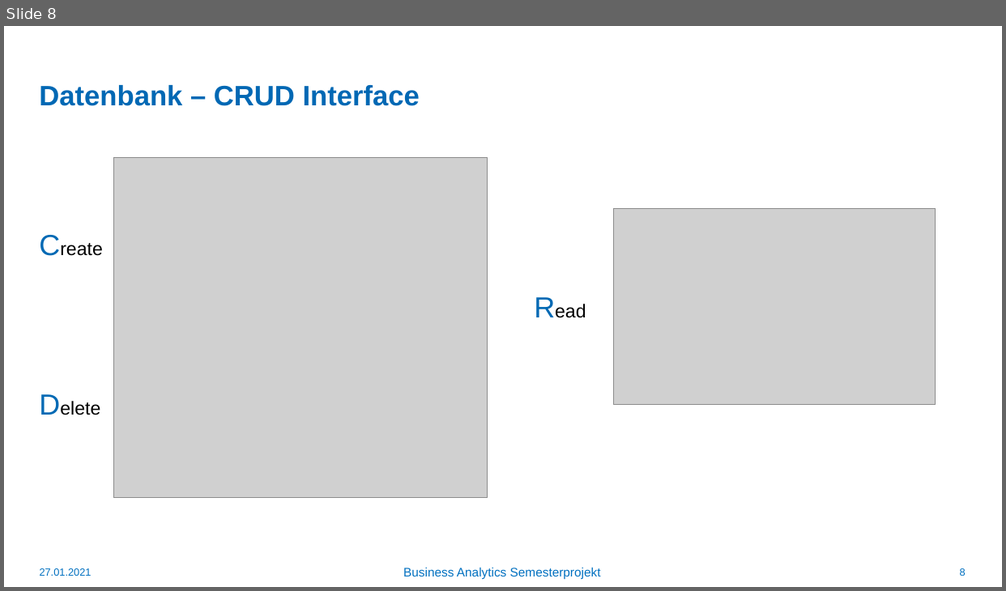
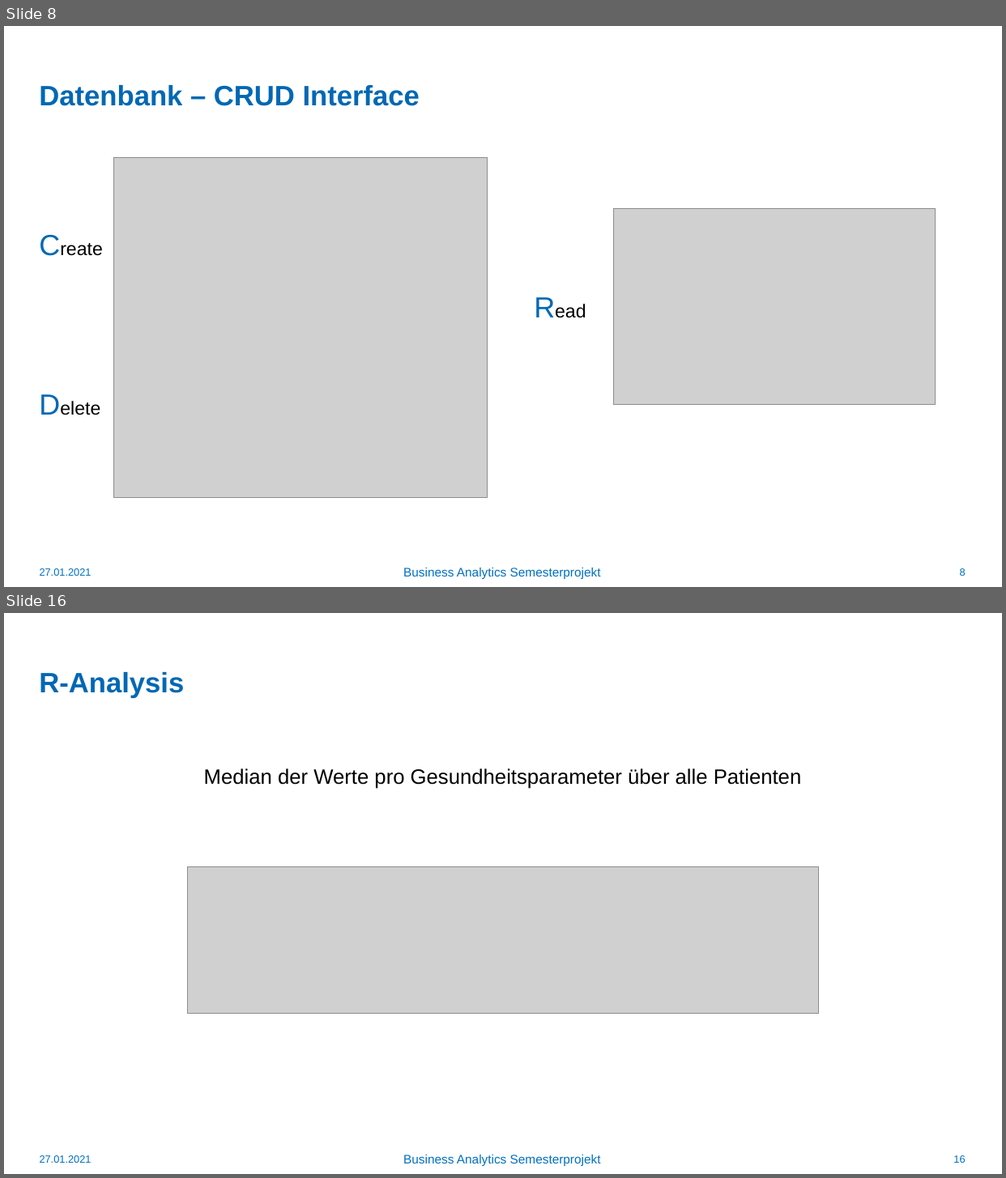
Before and after one commit to mxrdck/BuisnessAnalytics, a slide deck: Präsentation/BA_präsentation.pptx. Shown one above the other, each under a label of ours: slide 8 before the commit, slides 8 and 16 after it; the slides between them are not shown. The pictures are 1006x591 and 1006x1178 pixels, drawn with LibreOffice and Linux fonts; fonts in the diff are those of the drawing; grey boxes stand for pictures; background and template pictures are left out. Boxes give left, top, right and bottom in pixels: in the first picture for what was removed or moved away, otherwise in the second. Text is boxed around its words. In the diff, an @@ line names an element or a change of style, - is before the commit and + after.

```diff
--- a/Präsentation/BA_präsentation.pptx
+++ b/Präsentation/BA_präsentation.pptx
@@ slide 16 added at (4, 613, 1002, 1174), background #FFFFFF @@
@@ title added at (39, 672, 184, 698), 27 pt, text #0068B4, bold @@
+R-Analysis
@@ text added at (204, 769, 802, 789), 20 pt, text #000000 @@
+Median der Werte pro Gesundheitsparameter über alle Patienten
@@ picture added at (187, 867, 819, 1014) @@
@@ text added at (40, 1156, 91, 1163), 10 pt, text #0070C0 @@
+27.01.2021
@@ text added at (403, 1155, 601, 1166), 12 pt, text #0070C0 @@
+Business Analytics Semesterprojekt
@@ page number added at (953, 1156, 965, 1163), 10 pt, text #0070C0 @@
+16
```
Also in this commit, not shown: 1 slide changed, 10 other slides added.
